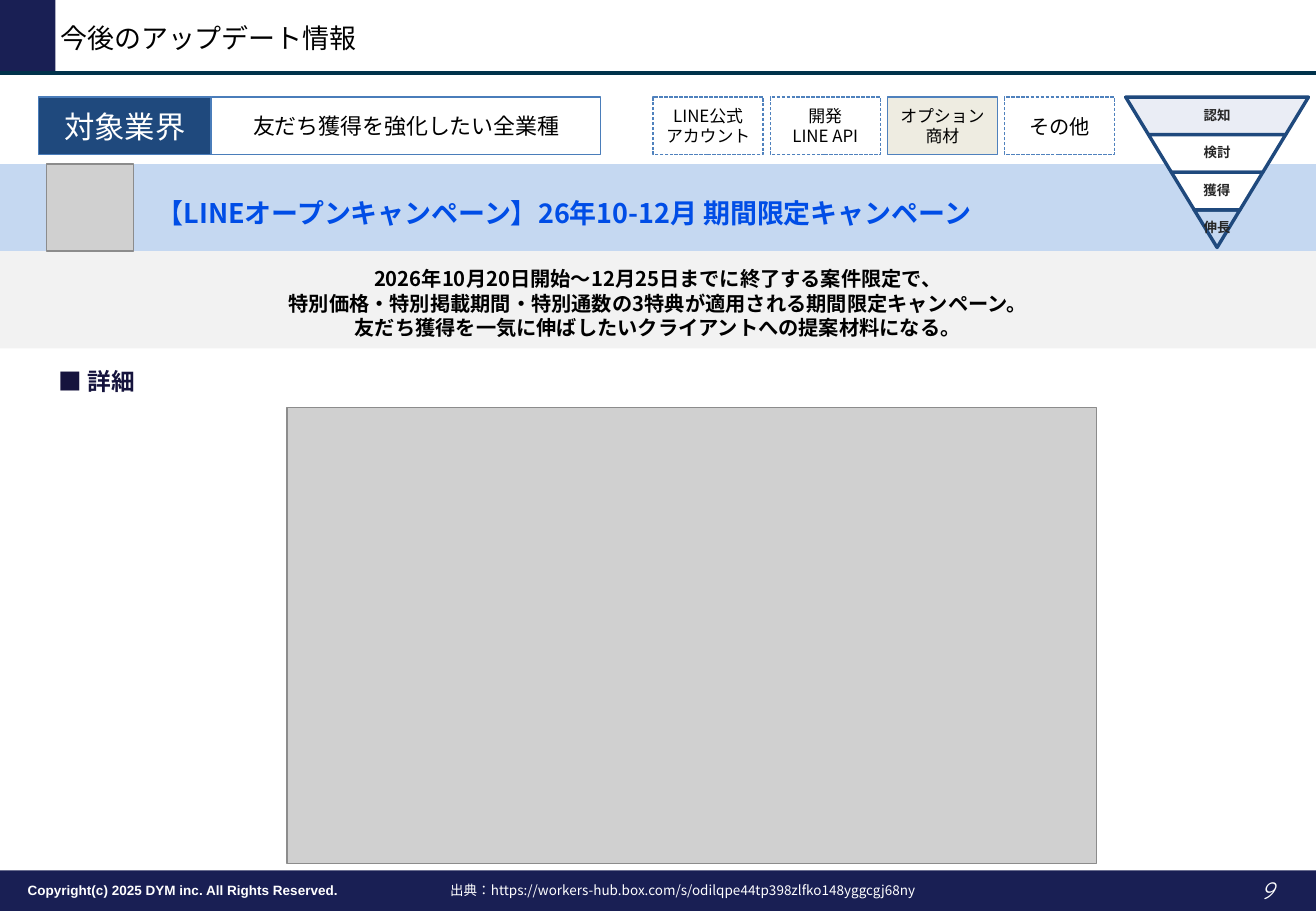
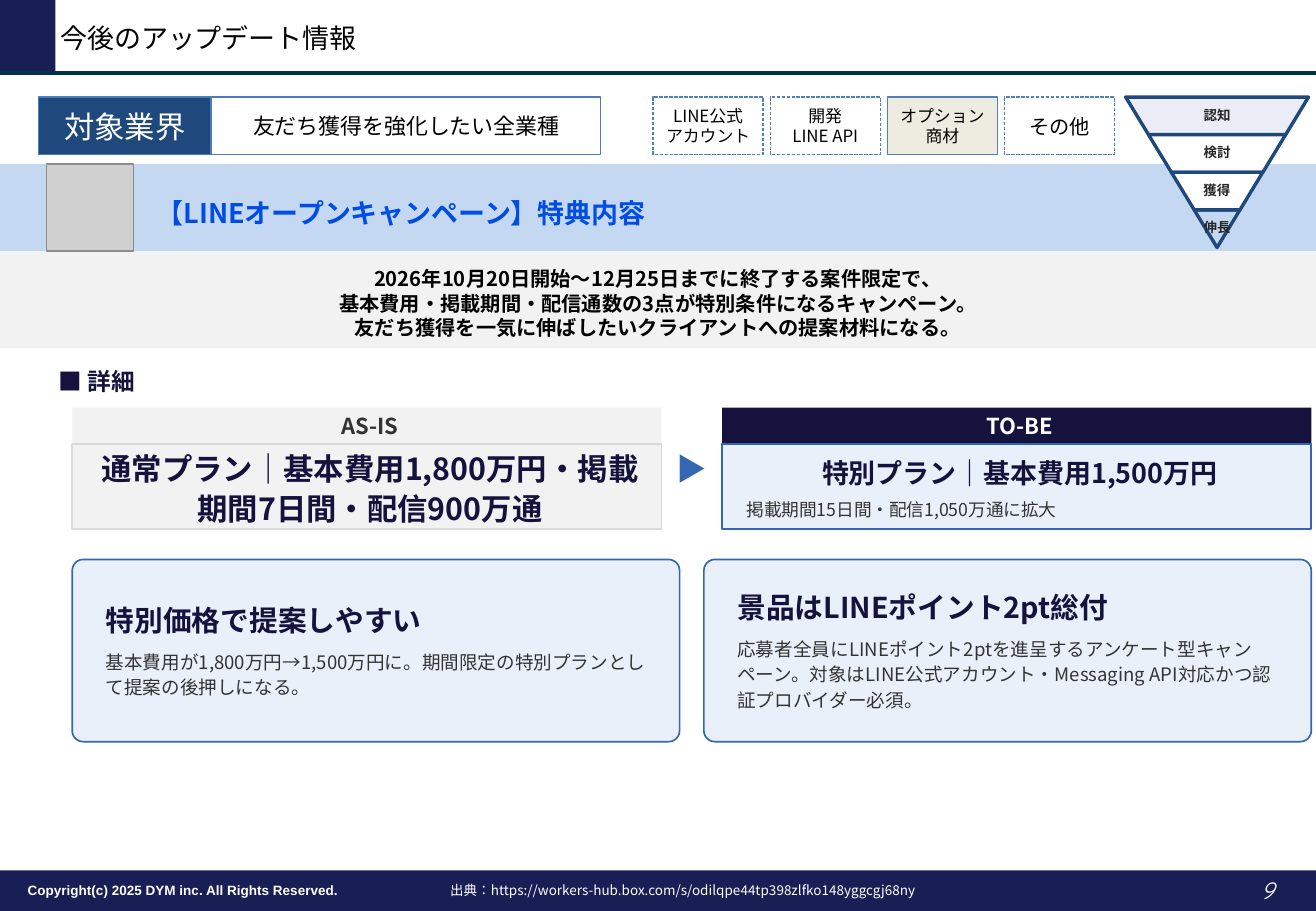
Before and after one commit to tonomura-r-dev/folder, a slide deck: slide 9 of LINEOA媒体最新情報_2026年9月トレンドレポート.pptx. Drawn at 1316x911 pixels with LibreOffice and Linux fonts; fonts in the diff are those of the drawing; grey boxes stand for pictures; background and template pictures are left out. Boxes give left, top, right and bottom in pixels: in the first picture for what was removed or moved away, otherwise in the second. Text is boxed around its words. In the diff, an @@ line names an element or a change of style, - is before the commit and + after.

```diff
--- a/LINEOA媒体最新情報_2026年9月トレンドレポート.pptx
+++ b/LINEOA媒体最新情報_2026年9月トレンドレポート.pptx
@@ text at (x1=157, y1=200, x2=646, y2=226): text changed @@
-【LINEオープンキャンペーン】26年10-12月 期間限定キャンペーン
+【LINEオープンキャンペーン】特典内容
@@ text at (x1=339, y1=293, x2=976, y2=313): text changed @@
-特別価格・特別掲載期間・特別通数の3特典が適用される期間限定キャンペーン。
+基本費用・掲載期間・配信通数の3点が特別条件になるキャンペーン。
@@ rectangle added at (x1=73, y1=408, x2=662, y2=445), fill #F2F2F2, 13 pt, text #333333, bold @@
+AS-IS
@@ picture removed at (x1=287, y1=408, x2=1096, y2=864) @@
@@ text added at (x1=662, y1=408, x2=723, y2=530), 18 pt, text #3467B2, bold @@
+▶
@@ rectangle added at (x1=723, y1=408, x2=1312, y2=445), fill #15133D, 13 pt, text #FFFFFF, bold @@
+TO-BE
@@ rectangle added at (x1=73, y1=445, x2=662, y2=530), fill #F2F2F2, outline #D9D9D9 1 pt, 18 pt, text #15133D, bold @@
+通常プラン｜基本費用1,800万円・掲載期間7日間・配信900万通
@@ rectangle added at (x1=723, y1=445, x2=1312, y2=530), fill #EAF0FA, outline #3467B2 1 pt, 10.5 pt, text #333333 @@
+特別プラン｜基本費用1,500万円
+掲載期間15日間・配信1,050万通に拡大
@@ rounded rectangle added at (x1=73, y1=560, x2=680, y2=742), fill #EAF0FA, outline #3467B2 1 pt, 11 pt, text #333333 @@
+特別価格で提案しやすい
+基本費用が1,800万円→1,500万円に。期間限定の特別プランとして提案の後押しになる。
@@ rounded rectangle added at (x1=705, y1=560, x2=1312, y2=742), fill #EAF0FA, outline #3467B2 1 pt, 11 pt, text #333333 @@
+景品はLINEポイント2pt総付
+応募者全員にLINEポイント2ptを進呈するアンケート型キャンペーン。対象はLINE公式アカウント・Messaging API対応かつ認証プロバイダー必須。
```
Also in this commit, not shown: 1 other slide changed, 2 slides added, 2 other files.
